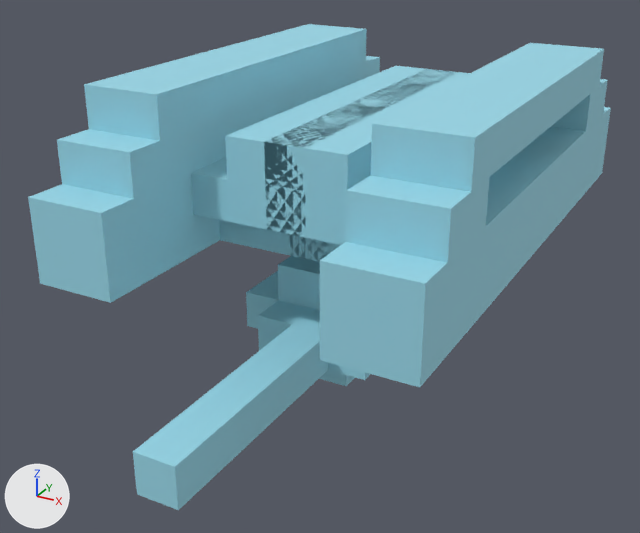
Renders of the FBX model Tank/Tank/Content/Player2.fbx from each side of a commit.
One viewpoint serves both versions: a camera (50 mm lens) standing at (18.9, -38.4, 15.3) and looking at (-0.8, -2.6, -2.6). The axes (+X, +Y, +Z) are drawn at lower left. The lights are the same throughout. Where no turn or scale is listed for an object, it has been applied to the vertices.

Before the edit, the objects in view are built like this:
```python
me_cannon001 = bpy.data.meshes.new('Cannon001')
me_cannon001.from_pydata(...)  # 128 vertices, 127 faces; spans x -5.0..5.0, y -15.7..8.3, z -3.1..2.9
me_cannon001.materials.append(mat_material)  # picture img_test_jpg
me_turret = bpy.data.meshes.new('turret')
me_turret.from_pydata(...)  # 948 vertices, 968 faces; spans x -9.0..9.0, y -13.6..14.4, z -3.4..4.6
me_turret.materials.append(mat_material)  # picture img_test_jpg
ob_cannon = bpy.data.objects.new('Cannon', me_cannon001)
ob_cannon.location = (0.03, -1.49, -5.66)
ob_cube = bpy.data.objects.new('Cube', me_turret)
ob_cube.location = (0.06, 0.23, 2.39)
```
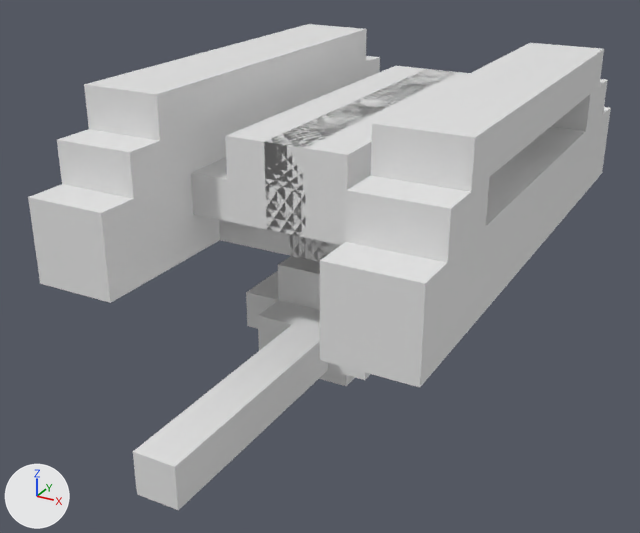
What differs and where, as boxes [x1, y1, x2, y2] in the pictures (640 x 533 px):
'Cube', recoloured (cyan to grey)
    both: [28, 24, 611, 387]
'Cannon', recoloured (cyan to grey)
    both: [133, 256, 370, 510]

The change, as a diff of the scene's bpy script:
```diff
--- a/Tank/Tank/Content/Player2.fbx.py
+++ b/Tank/Tank/Content/Player2.fbx.py
@@ me_turret @@
 me_turret.from_pydata(...)  # 948 vertices, 968 faces; spans x -9.0..9.0, y -13.6..14.4, z -3.4..4.6
-me_turret.materials.append(mat_material)  # picture img_test_jpg
@@ me_cannon001 @@
 me_cannon001.from_pydata(...)  # 128 vertices, 127 faces; spans x -5.0..5.0, y -15.7..8.3, z -3.1..2.9
-me_cannon001.materials.append(mat_material)  # picture img_test_jpg
```
